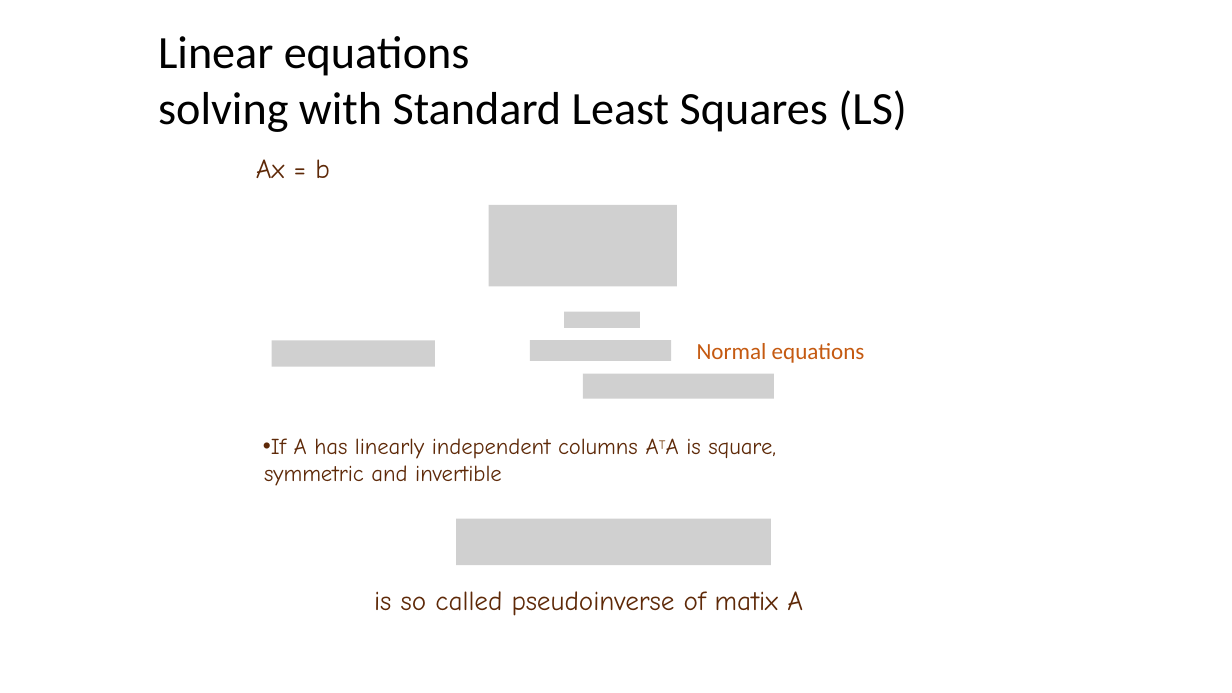
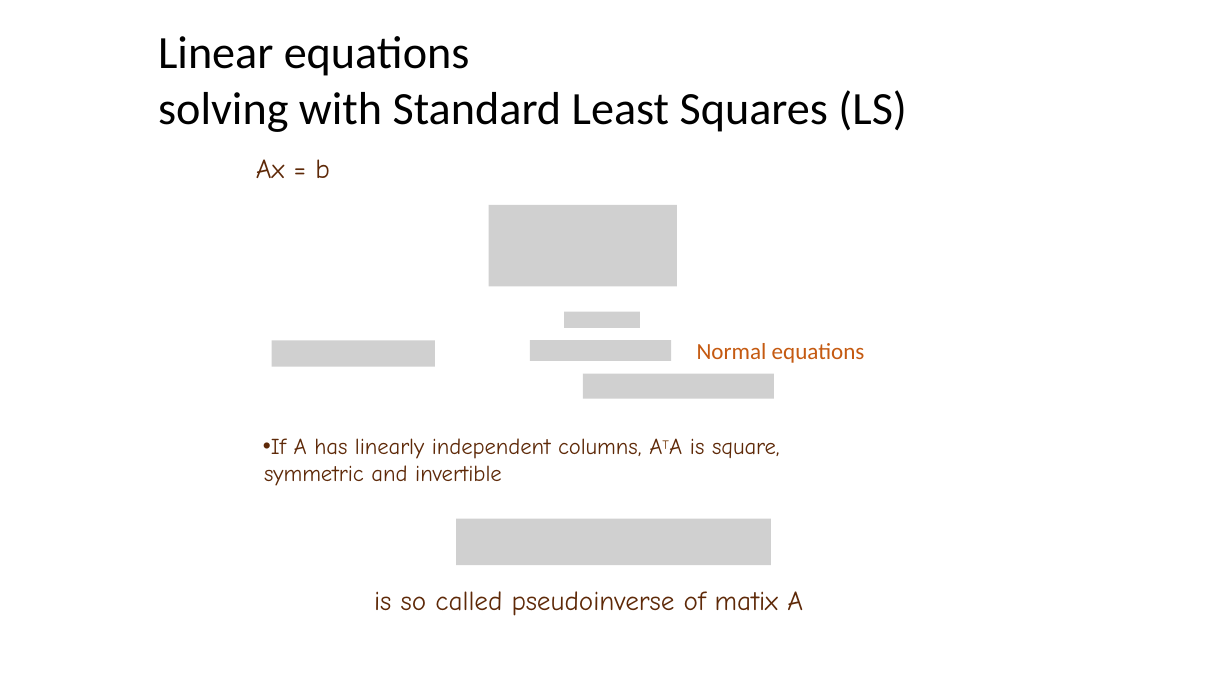
Before and after one commit to cmsc426spring2019/cmsc426spring2019.github.io, a slide deck: slide 20 of lectures/week_2/background_estimation.pptx. Drawn at 1232x693 pixels with LibreOffice and Linux fonts; fonts in the diff are those of the drawing; grey boxes stand for pictures. Boxes give left, top, right and bottom in pixels: in the first picture for what was removed or moved away, otherwise in the second. Text is boxed around its words. In the diff, an @@ line names an element or a change of style, - is before the commit and + after.

```diff
--- a/lectures/week_2/background_estimation.pptx
+++ b/lectures/week_2/background_estimation.pptx
@@ text at (264, 438, 780, 486): text changed @@
-• If A has linearly independent columns ATA is square, symmetric and invertible
+• If A has linearly independent columns, ATA is square, symmetric and invertible
```
Also in this commit, not shown: 5 other slides changed, 1 other file.
